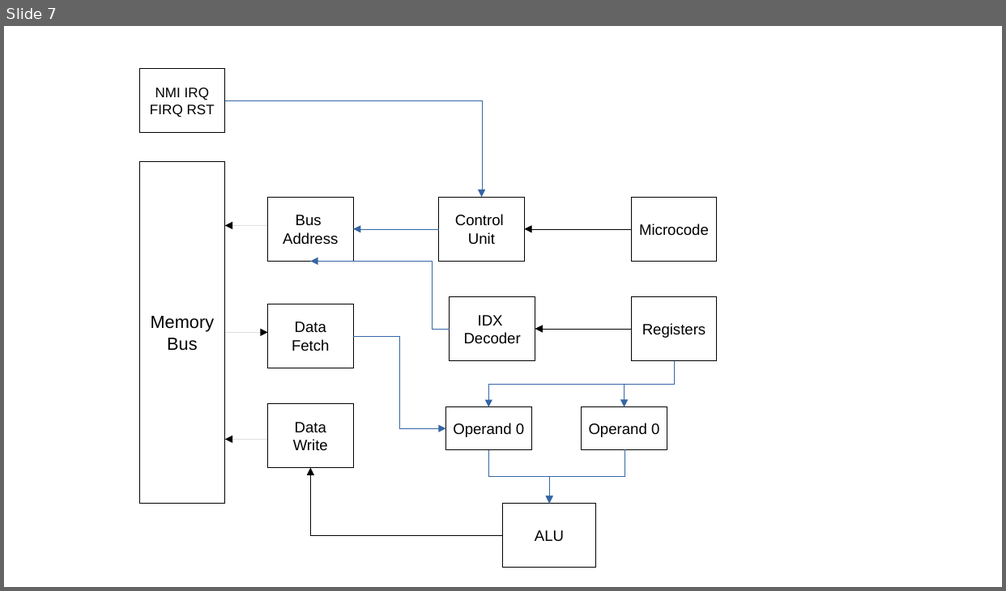
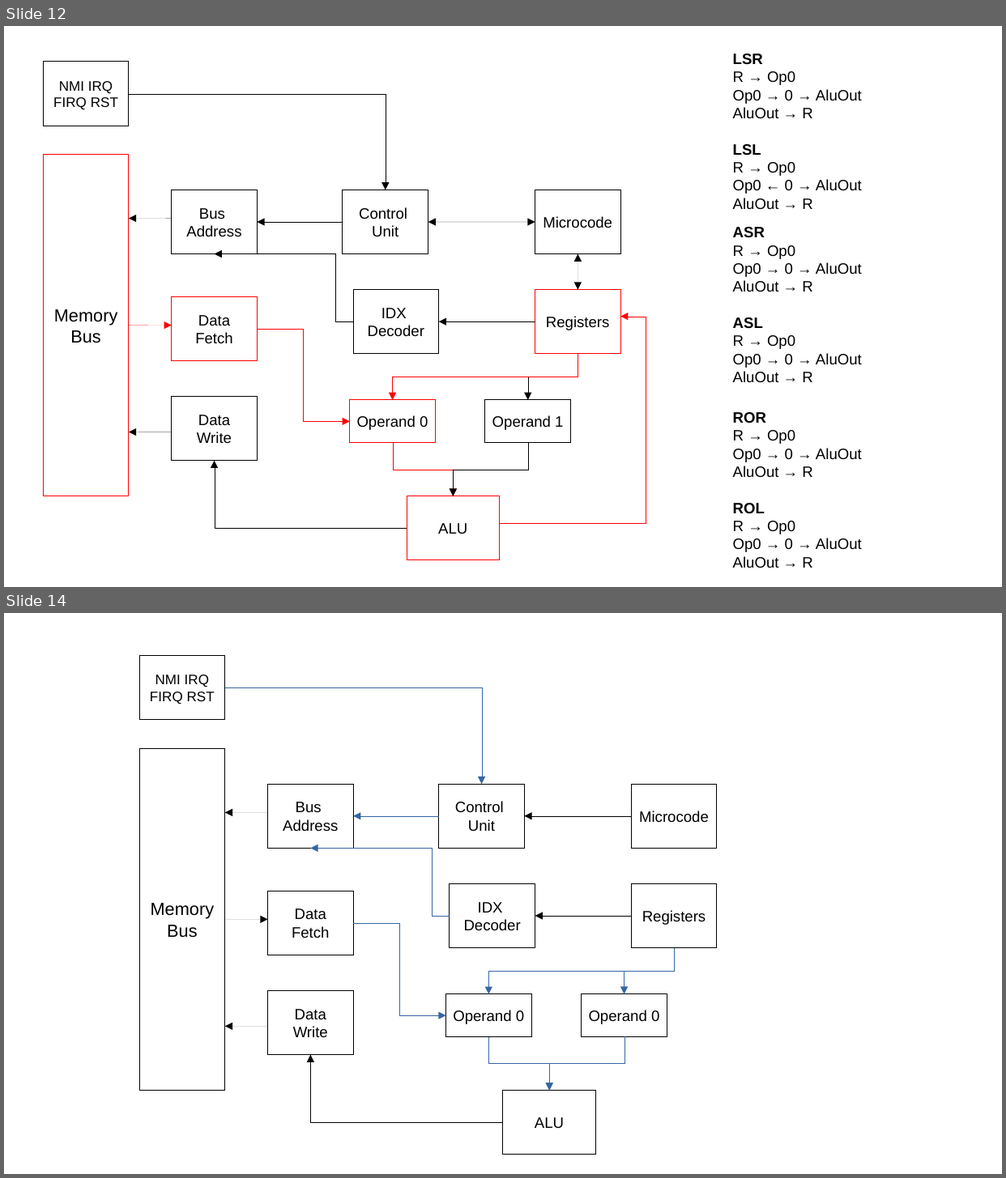
Before and after one commit to JTFPGA/jtkcpu, a slide deck: doc/microcode grafic.odp. Shown one above the other, each under a label of ours: slide 7 before the commit, slides 12 and 14 after it; the slides between them are not shown. The pictures are 1006x591 and 1006x1178 pixels, drawn with LibreOffice and Linux fonts; fonts in the diff are those of the drawing. Boxes give left, top, right and bottom in pixels: in the first picture for what was removed or moved away, otherwise in the second. Text is boxed around its words. In the diff, an @@ line names an element or a change of style, - is before the commit and + after.

```diff
--- a/doc/microcode grafic.odp
+++ b/doc/microcode grafic.odp
@@ slide 12 added at (4,26,1002,587), background #FFFFFF @@
@@ rectangle added at (43,62,128,126), fill #FFFFFF, outline #000000 0 pt, 11 pt, text #000000 @@
+NMI IRQ
+FIRQ RST
@@ text added at (733,54,862,209), 12 pt, text #000000 @@
+LSR
+R → Op0
+Op0 → 0 → AluOut
+AluOut → R
+LSL
+R → Op0
+Op0 ← 0 → AluOut
+AluOut → R
@@ elbow arrow added from (129, 94) to (386, 190), #000000 0 pt @@
@@ rectangle added at (43,155,128,497), fill #FFFFFF, outline #FF0000 0 pt, 14 pt, text #000000 @@
+Memory
+Bus
@@ rectangle added at (172,190,257,254), fill #FFFFFF, outline #000000 0 pt, 12 pt, text #000000 @@
+Bus
+Address
@@ rectangle added at (343,190,428,254), fill #FFFFFF, outline #000000 0 pt, 12 pt, text #000000 @@
+Control
+Unit
@@ rectangle added at (535,190,620,254), fill #FFFFFF, outline #000000 0 pt, 12 pt, text #000000 @@
+Microcode
@@ arrow added from (172, 219) to (129, 219), #000000 0 pt @@
@@ elbow arrow added from (343, 223) to (258, 223), #000000 0 pt @@
@@ double arrow added from (428, 223) to (535, 223), #000000 0 pt @@
@@ text added at (733,227,862,382), 12 pt, text #000000 @@
+ASR
+R → Op0
+Op0 → 0 → AluOut
+AluOut → R
+ASL
+R → Op0
+Op0 → 0 → AluOut
+AluOut → R
@@ elbow arrow added from (354, 322) to (214, 254), #000000 0 pt @@
@@ double arrow added from (578, 254) to (578, 289), #000000 0 pt @@
@@ rectangle added at (354,289,439,354), fill #FFFFFF, outline #000000 0 pt, 12 pt, text #000000 @@
+IDX
+Decoder
@@ rectangle added at (535,289,620,354), fill #FFFFFF, outline #FF0000 0 pt, 12 pt, text #000000 @@
+Registers
@@ rectangle added at (172,297,257,361), fill #FFFFFF, outline #FF0000 0 pt, 12 pt, text #000000 @@
+Data
+Fetch
@@ elbow arrow added from (500, 523) to (620, 317), #FF0000 0 pt @@
@@ arrow added from (129, 326) to (172, 326), #FF0000 0 pt @@
@@ elbow arrow added from (258, 330) to (350, 422), #FF0000 0 pt @@
@@ elbow arrow added from (535, 322) to (439, 322), #000000 0 pt @@
@@ elbow arrow added from (578, 354) to (393, 400), #FF0000 0 pt @@
@@ elbow arrow added from (578, 354) to (528, 400), #000000 0 pt @@
@@ rectangle added at (172,396,257,461), fill #FFFFFF, outline #000000 0 pt, 12 pt, text #000000 @@
+Data
+Write
@@ rectangle added at (350,400,435,442), fill #FFFFFF, outline #FF0000 0 pt, 12 pt, text #000000 @@
+Operand 0
@@ rectangle added at (485,400,570,442), fill #FFFFFF, outline #000000 0 pt, 12 pt, text #000000 @@
+Operand 1
@@ text added at (733,412,862,568), 12 pt, text #000000 @@
+ROR
+R → Op0
+Op0 → 0 → AluOut
+AluOut → R
+ROL
+R → Op0
+Op0 → 0 → AluOut
+AluOut → R
@@ arrow added from (172, 433) to (129, 433), #000000 0 pt @@
@@ elbow arrow added from (407, 528) to (214, 461), #000000 0 pt @@
@@ elbow arrow added from (393, 443) to (454, 497), #FF0000 0 pt @@
@@ elbow arrow added from (528, 443) to (454, 497), #000000 0 pt @@
@@ rectangle added at (407,497,500,561), fill #FFFFFF, outline #FF0000 0 pt, 12 pt, text #000000 @@
+ALU
@@ what was slide 7 is now slide 14 @@
```
Also in this commit, not shown: 6 slides changed, 6 other slides added, 1 other file.
